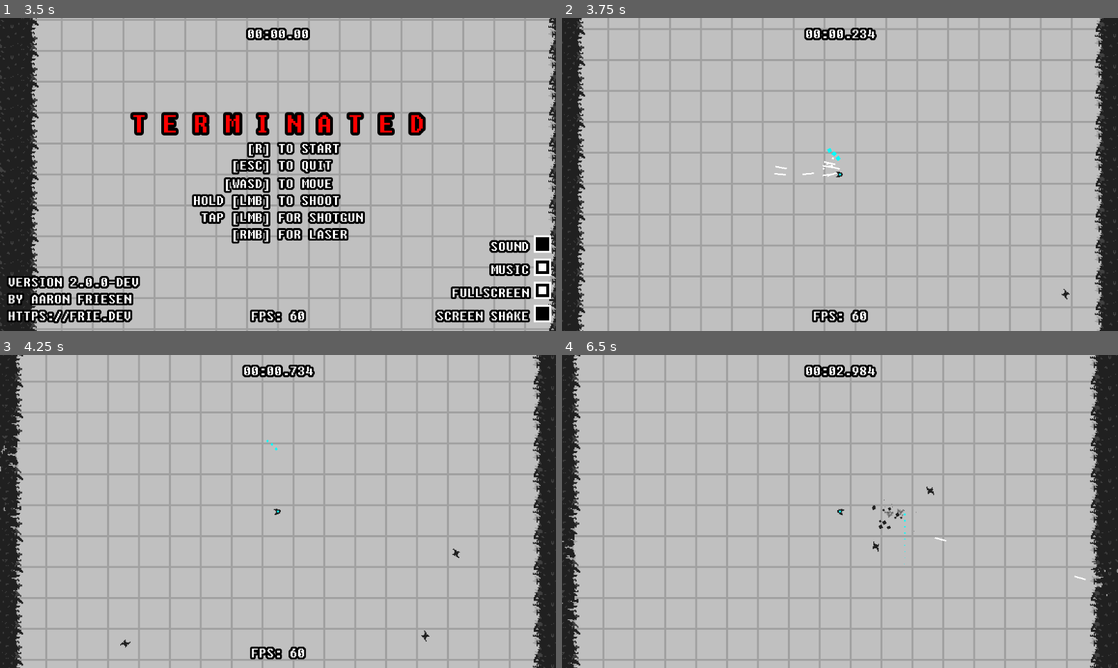
Above: before the commit, frames 1-4 (two rows, left to right).
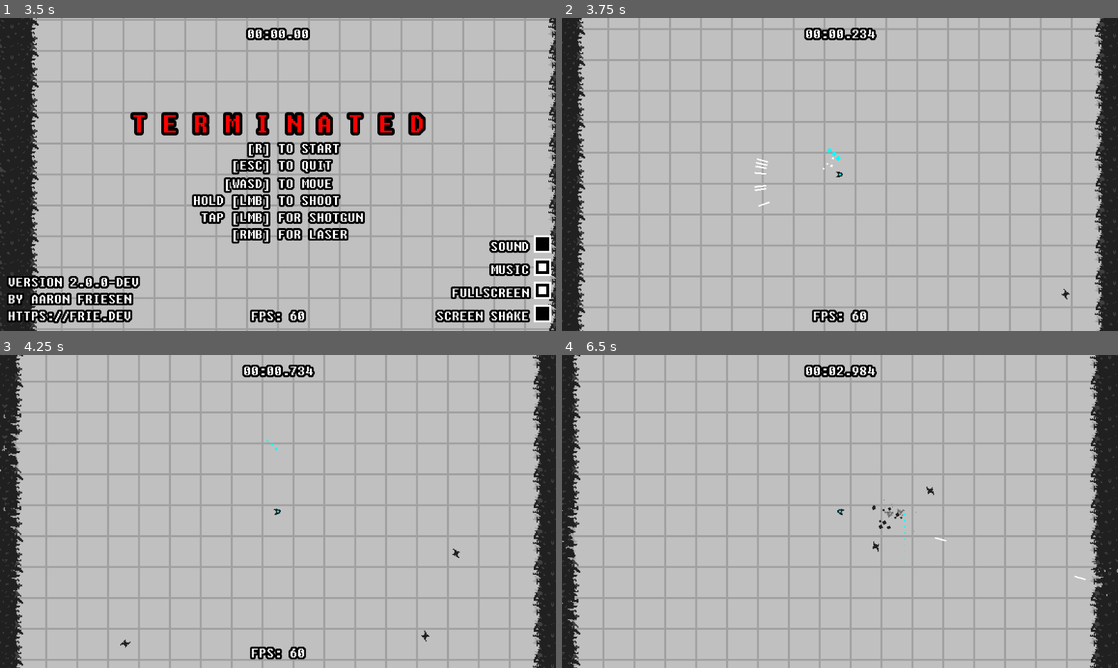
Above: after the commit, the same moments.

Repository: friedev/terminated
Game: Godot game, scene res://scenes/Main.tscn
Two runs of this game, one before a commit and one after it. Both use one fixed random seed, a clock stepped at 60 frames per second and the inputs below. Sound files missing from this copy of the repository are replaced by a short silence.
Inputs (mouse positions are in pixels of both pictures, inside the frame that each line leads up to):
- Up to frame 1 (3.5 s): click (544, 312) at 0.5 s; click (544, 243) at 1.25 s; click (544, 268) at 2 s; tap Enter at 2.75 s; move the mouse to (400, 158) at 2.77 s; hold Right (right) from 2.78 s (still down); hold F (fps) from 2.78 s (still down)
- Up to frame 2 (3.75 s): tap R (restart) at 3.5 s; move the mouse to (728, 190) at 3.52 s; release Right (right) at 3.53 s; release F (fps) at 3.53 s; hold Down (down) from 3.53 s (still down); click (728, 190) at 3.6 s
- Up to frame 3 (4.25 s): keep holding Down (down)
- Up to frame 4 (6.5 s): move the mouse to (895, 442) at 4.27 s; release Down (down) at 4.28 s; hold Right (right) 4.28-5.03 s; hold Right mouse button (shoot2) 4.28-5.03 s; move the mouse to (812, 574) at 5.02 s; hold Up (up) 5.03-5.78 s; tap F (fps) at 5.1 s; move the mouse to (1006, 558) at 5.77 s; press the mouse at (1006, 558) at 5.78 s; hold Left (left) from 5.78 s (still down)

Frame 1 is identical in both runs. In frame 2, 0.1% of the frame differs, in the area x 34-50%, y 44-61%; in frame 3, less than 0.1%; in frame 4, less than 0.1%.

Commit message:
Properly set collision layers and masks

Diff:
--- a/project.godot
+++ b/project.godot
@@ -92,6 +92,13 @@
 ]
 }
 
+[layer_names]
+
+2d_physics/layer_1="TileMap"
+2d_physics/layer_2="Player"
+2d_physics/layer_3="Enemies"
+2d_physics/layer_4="Bullets"
+
 [physics]
 
 3d/default_gravity=0.0
--- a/scenes/Bullet.tscn
+++ b/scenes/Bullet.tscn
@@ -8,8 +8,8 @@
 
 [node name="Bullet" type="CharacterBody2D" groups=["bullets"]]
 z_index = -1
-collision_layer = 28
-collision_mask = 28
+collision_layer = 8
+collision_mask = 5
 script = ExtResource("2")
 damage = 1
 speed = 1500.0
--- a/scenes/Main.tscn
+++ b/scenes/Main.tscn
@@ -59,8 +59,8 @@
 
 [sub_resource type="TileSet" id="1"]
 tile_size = Vector2i(32, 32)
-physics_layer_0/collision_layer = 31
-physics_layer_0/collision_mask = 31
+physics_layer_0/collision_layer = 1
+physics_layer_0/collision_mask = 0
 sources/0 = SubResource("TileSetAtlasSource_tpcbk")
 
 [sub_resource type="FontFile" id="FontFile_uerxt"]
--- a/scenes/Player.tscn
+++ b/scenes/Player.tscn
@@ -50,8 +50,8 @@
 scale_curve = SubResource("10")
 
 [node name="Player" type="CharacterBody2D"]
-collision_layer = 3
-collision_mask = 3
+collision_layer = 2
+collision_mask = 5
 script = ExtResource("1")
 
 [node name="CollisionShape2D" type="CollisionShape2D" parent="."]
@@ -117,3 +117,4 @@
 
 [node name="RayCast2D" type="RayCast2D" parent="."]
 target_position = Vector2(0, 0)
+collision_mask = 5
--- a/scenes/enemies/BasicEnemy.tscn
+++ b/scenes/enemies/BasicEnemy.tscn
@@ -29,8 +29,8 @@
 radius = 20.0
 
 [node name="BasicEnemy" type="CharacterBody2D" groups=["enemies", "flock"]]
-collision_layer = 5
-collision_mask = 5
+collision_layer = 4
+collision_mask = 15
 script = ExtResource("2")
 acceleration = 8.0
 max_speed = 128.0
@@ -67,6 +67,8 @@
 [node name="DeathParticles" parent="." instance=ExtResource("1")]
 
 [node name="SeparationArea" type="Area2D" parent="."]
+collision_layer = 4
+collision_mask = 4
 monitorable = false
 
 [node name="CollisionShape2D" type="CollisionShape2D" parent="SeparationArea"]
--- a/scenes/enemies/BombEnemy.tscn
+++ b/scenes/enemies/BombEnemy.tscn
@@ -66,8 +66,8 @@
 radius = 92.0
 
 [node name="BombEnemy" type="CharacterBody2D" groups=["enemies"]]
-collision_layer = 5
-collision_mask = 5
+collision_layer = 4
+collision_mask = 15
 script = ExtResource("1")
 acceleration = 2.0
 max_speed = 128.0
--- a/scenes/enemies/LaserEnemy.tscn
+++ b/scenes/enemies/LaserEnemy.tscn
@@ -14,8 +14,8 @@
 radius = 8.0
 
 [node name="LaserEnemy" type="CharacterBody2D" groups=["enemies"]]
-collision_layer = 5
-collision_mask = 5
+collision_layer = 4
+collision_mask = 15
 script = ExtResource("2")
 max_health = 8
 damage = 8
@@ -57,6 +57,7 @@
 [node name="LaserParticles" parent="." instance=ExtResource("9_pe8gd")]
 
 [node name="RayCast2D" type="RayCast2D" parent="."]
+collision_mask = 7
 
 [node name="ChargeTimer" type="Timer" parent="."]
 one_shot = true
--- a/scenes/enemies/SplitterEnemy.tscn
+++ b/scenes/enemies/SplitterEnemy.tscn
@@ -11,8 +11,8 @@
 radius = 6.0
 
 [node name="SplitterEnemy" type="CharacterBody2D" groups=["enemies"]]
-collision_layer = 5
-collision_mask = 5
+collision_layer = 4
+collision_mask = 15
 script = ExtResource("2")
 acceleration = 1.0
 max_speed = 128.0
--- a/scenes/enemies/StrongEnemy.tscn
+++ b/scenes/enemies/StrongEnemy.tscn
@@ -32,8 +32,8 @@
 
 [node name="StrongEnemy" type="CharacterBody2D" groups=["enemies"]]
 scale = Vector2(2, 2)
-collision_layer = 5
-collision_mask = 5
+collision_layer = 4
+collision_mask = 15
 script = ExtResource("2")
 acceleration = 2.0
 max_speed = 128.0
--- a/scripts/Bullet.gd
+++ b/scripts/Bullet.gd
@@ -26,6 +26,5 @@
 				#var flip_x = tilemap.is_cell_x_flipped(cellv.x, cellv.y)
 				#var flip_y = tilemap.is_cell_y_flipped(cellv.x, cellv.y)
 				tilemap.set_cell(0, cellv, 0, Vector2i(new_tile_id, 0))
-		# TODO update collision layers/masks to make this impossible
-		if not collision.get_collider().is_in_group(&"bullets"):
-			self.queue_free()
+		# Always destroyed in a collision
+		self.queue_free()
